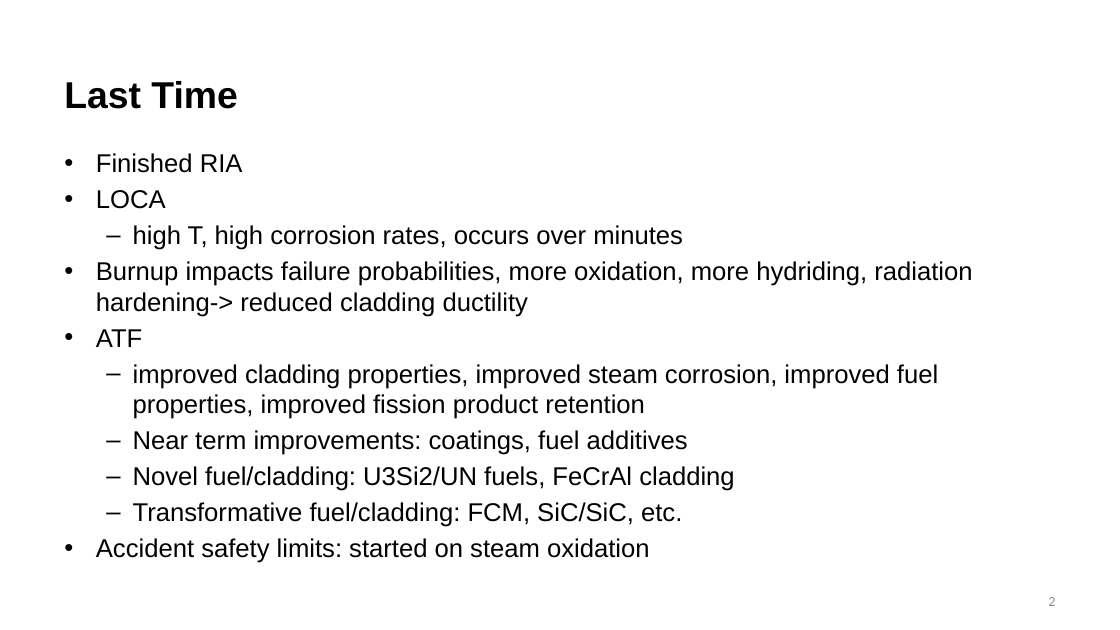
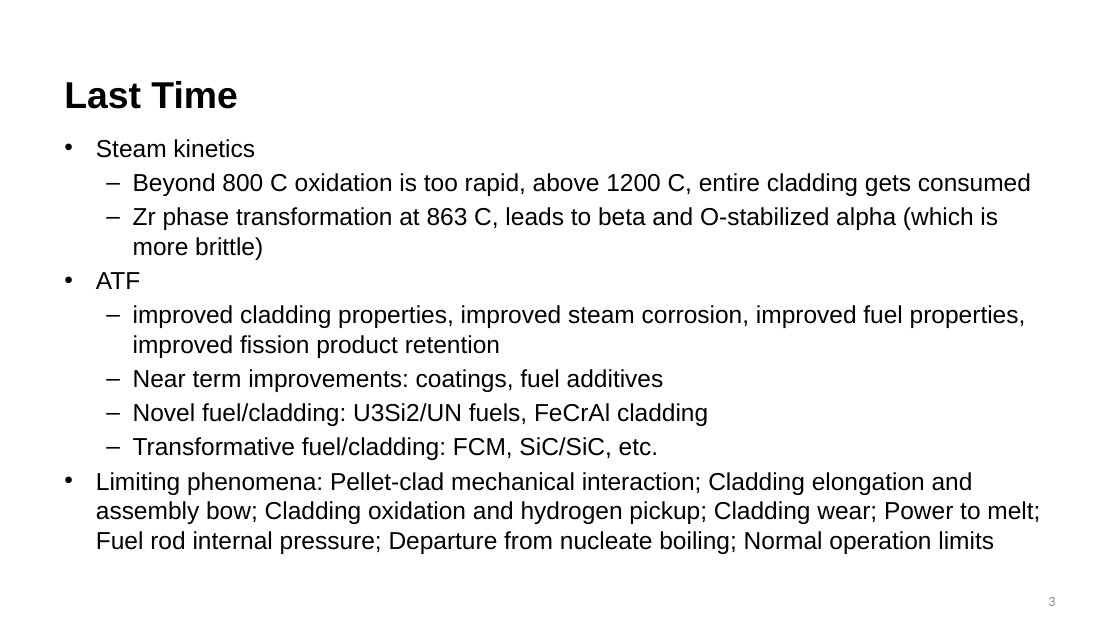
Before and after one commit to benbeeler/TEACHING, a slide deck: slide 3 of Nuclear_Fuel_Performance/NE533_Spring2026/Module4/Lec20_Limits_WaterChem.pptx (slide 2 before the commit). Drawn at 1120x630 pixels with LibreOffice and Linux fonts; fonts in the diff are those of the drawing; background and template pictures are left out. Boxes give left, top, right and bottom in pixels: in the first picture for what was removed or moved away, otherwise in the second. Text is boxed around its words. In the diff, an @@ line names an element or a change of style, - is before the commit and + after.

```diff
--- a/Nuclear_Fuel_Performance/NE533_Spring2026/Module4/Lec20_Limits_WaterChem.pptx
+++ b/Nuclear_Fuel_Performance/NE533_Spring2026/Module4/Lec20_Limits_WaterChem.pptx
@@ text "Steam kinetics": place and size @@
-text "Steam kinetics" at [96, 153, 972, 563]
+text "Steam kinetics" at [96, 139, 1040, 554]
@@ text at [96, 139, 1031, 260]: text changed; size 22 to 21 pt @@
-• Finished RIA
-• LOCA
-  – high T, high corrosion rates, occurs over minutes
-• Burnup impacts failure probabilities, more oxidation, more hydriding, radiation hardening-> reduced cladding ductility
+• Steam kinetics
+  – Beyond 800 C oxidation is too rapid, above 1200 C, entire cladding gets consumed
+  – Zr phase transformation at 863 C, leads to beta and O-stabilized alpha (which is more brittle)
@@ text at [96, 272, 1026, 460]: size 22 to 21 pt in "ATF", "improved cladding properties, improved steam corrosion, impr ...", "Near term improvements: coatings, fuel additives", "Novel fuel/cladding: U3Si2/UN fuels, FeCrAl cladding" and 1 more places @@
@@ text at [96, 472, 1040, 554]: text changed; size 22 to 21 pt @@
-• Accident safety limits: started on steam oxidation
+• Limiting phenomena: Pellet-clad mechanical interaction; Cladding elongation and assembly bow; Cladding oxidation and hydrogen pickup; Cladding wear; Power to melt; Fuel rod internal pressure; Departure from nucleate boiling; Normal operation limits
```
Also in this commit, not shown: 6 other slides changed, 11 slides added, 10 slides removed, 9 other files.
